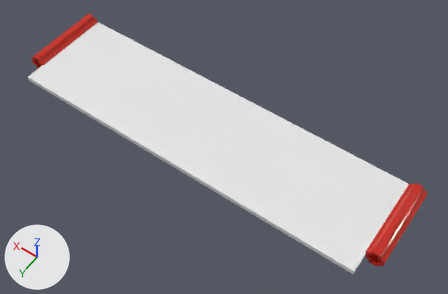
An edit to the Blender file parts/blade/blade.blend, drawn before and after from the same camera.
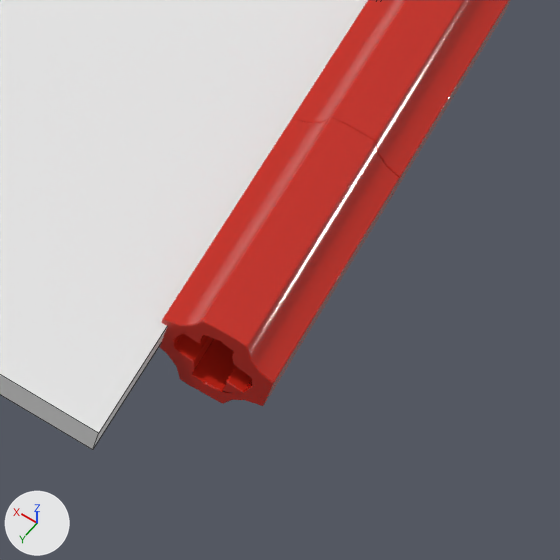
The first picture shows the older version from a 50 mm lens placed at (-0.0155, 0.1191, 0.1761), pointed at (0.0665, 0.0044, -0.0041). The close-ups show both versions on the part from 75% to 97% of the width and 66% to 100% of the height of that picture; other places that the commit changed are outside them. Every picture has the same lights, and +X, +Y and +Z are marked at lower left. The close-ups show mesh edges as thin lines.

Before the edit, the objects in view are built like this:
```python
me_cube_001 = bpy.data.meshes.new('Cube.001')
me_cube_001.from_pydata(...)  # a box spanning x -1.0..1.0, y -1.0..1.0, z -1.0..1.0
me_mesh_59443_dat_4 = bpy.data.meshes.new('Mesh_59443.dat_4')
me_mesh_59443_dat_4.from_pydata(...)  # 266 vertices, 216 faces; spans x -0.0034..0.0034, y -0.008..0.008, z -0.0035..0.0035
me_mesh_59443_dat_4.polygons.foreach_set('use_smooth', [True] * 216)
me_mesh_59443_dat_4.materials.append(mat_material_4_c)
me_mesh_59443_dat_4_002 = bpy.data.meshes.new('Mesh_59443.dat_4.002')
me_mesh_59443_dat_4_002.from_pydata(...)  # 266 vertices, 216 faces; spans x -0.0034..0.0034, y -0.008..0.008, z -0.0035..0.0035
me_mesh_59443_dat_4_002.polygons.foreach_set('use_smooth', [True] * 216)
me_mesh_59443_dat_4_002.materials.append(mat_material_4_c_002)
ob_00000_59443_dat = bpy.data.objects.new('00000_59443.dat', me_mesh_59443_dat_4)
ob_00000_59443_dat.location = (0.0, -0.008, 0.0)
_m = ob_00000_59443_dat.modifiers.new('Bevel', 'BEVEL')
_m.width = 0.0002
_m.width_pct = 0.0002
_m.segments = 4
_m.limit_method = 'WEIGHT'
_m = ob_00000_59443_dat.modifiers.new('Edge Split', 'EDGE_SPLIT')
ob_00000_59443_dat_002 = bpy.data.objects.new('00000_59443.dat.002', me_mesh_59443_dat_4_002)
ob_00000_59443_dat_002.location = (0.0, 0.008, 0.0)
_m = ob_00000_59443_dat_002.modifiers.new('Bevel', 'BEVEL')
_m.width = 0.0002
_m.width_pct = 0.0002
_m.segments = 4
_m.limit_method = 'WEIGHT'
_m = ob_00000_59443_dat_002.modifiers.new('Edge Split', 'EDGE_SPLIT')
ob_cube = bpy.data.objects.new('Cube', me_cube_001)
ob_cube.location = (0.075, 0.004, 0.0)
ob_cube.scale = (0.072, 0.02, 0.001)
```
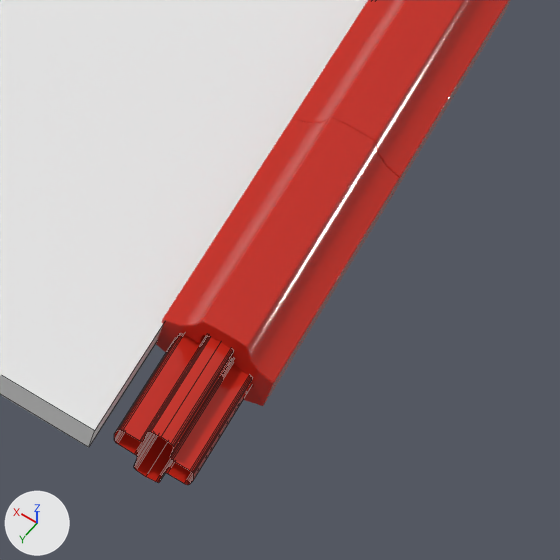
Diff of the bpy script that builds the scene:
```diff
--- a/parts/blade/blade.blend.py
+++ b/parts/blade/blade.blend.py
@@ ng_lego_standard_004 @@
+ng_lego_standard_004 = bpy.data.node_groups.new('Lego Standard.004', 'ShaderNodeTree')
+# nodes: BsdfPrincipled
@@ ng_concave_walls_004 @@
+ng_concave_walls_004 = bpy.data.node_groups.new('Concave Walls.004', 'ShaderNodeTree')
+# nodes: Group
@@ ng_vector_element_power_004 @@
+ng_vector_element_power_004 = bpy.data.node_groups.new('Vector-Element-Power.004', 'ShaderNodeTree')
+# nodes: CombineXYZ, Math, SeparateXYZ
@@ ng_distance_to_center_004 @@
+ng_distance_to_center_004 = bpy.data.node_groups.new('Distance-To-Center.004', 'ShaderNodeTree')
+# nodes: MixRGB, TexCoord, VectorMath
@@ ng_convert_to_normals_004 @@
+ng_convert_to_normals_004 = bpy.data.node_groups.new('Convert-To-Normals.004', 'ShaderNodeTree')
+# nodes: Bump, Math, ValToRGB
+# colours: white #ffffff, black #000000
@@ mat_material_4_c_004 @@
+mat_material_4_c_004 = bpy.data.materials.new('Material_4_c.004')
+# nodes: Group, OutputMaterial
+# colours: red #c4281b
@@ me_mesh_3704_dat_4_001 @@
+me_mesh_3704_dat_4_001.from_pydata(...)  # 32 vertices, 16 faces; spans x -0.007..0.007, y -0.0024..0.0024, z -0.0024..0.0024
+me_mesh_3704_dat_4_001.polygons.foreach_set('use_smooth', [True] * 16)
+me_mesh_3704_dat_4_001.materials.append(mat_material_4_c_004)
@@ ob_cube @@
 ob_cube.location = (0.075, 0.004, 0.0)
-ob_cube.scale = (0.072, 0.02, 0.001)
+ob_cube.scale = (0.0717, 0.02, 0.001)
@@ ob_00000_3704_dat_001 @@
+ob_00000_3704_dat_001 = bpy.data.objects.new('00000_3704.dat.001', me_mesh_3704_dat_4_001)
+ob_00000_3704_dat_001.location = (0.0, 0.016, 0.0)
+ob_00000_3704_dat_001.rotation_euler = (0.0, 0.0, -1.571)  # degrees (0, 0, -90)
+_m = ob_00000_3704_dat_001.modifiers.new('Bevel', 'BEVEL')
+_m.width = 0.0002
+_m.width_pct = 0.0002
+_m.segments = 4
+_m.limit_method = 'WEIGHT'
+_m = ob_00000_3704_dat_001.modifiers.new('Edge Split', 'EDGE_SPLIT')
```

Boxes (x1, y1, x2, y2) around the edits, measured in the close-ups (560 x 560 px):
'Cube', rescaled
    before: (0, 0, 368, 450)
    after: (0, 0, 368, 447)
'00000_3704.dat.001', added
    after: (114, 334, 252, 485)
